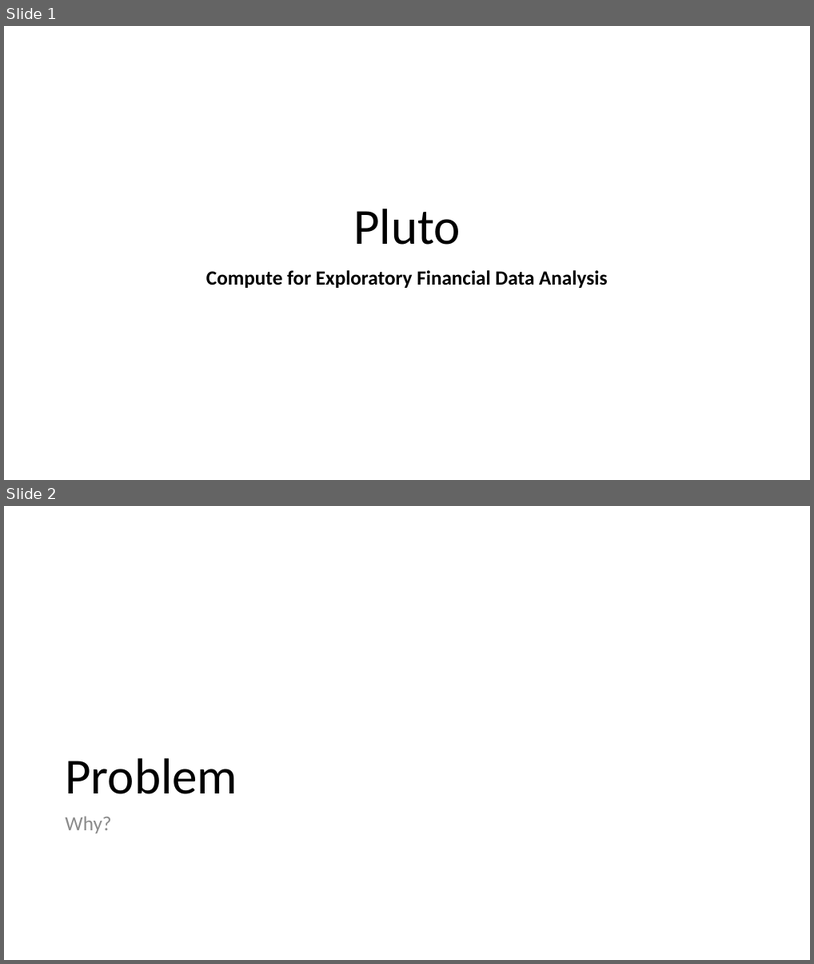
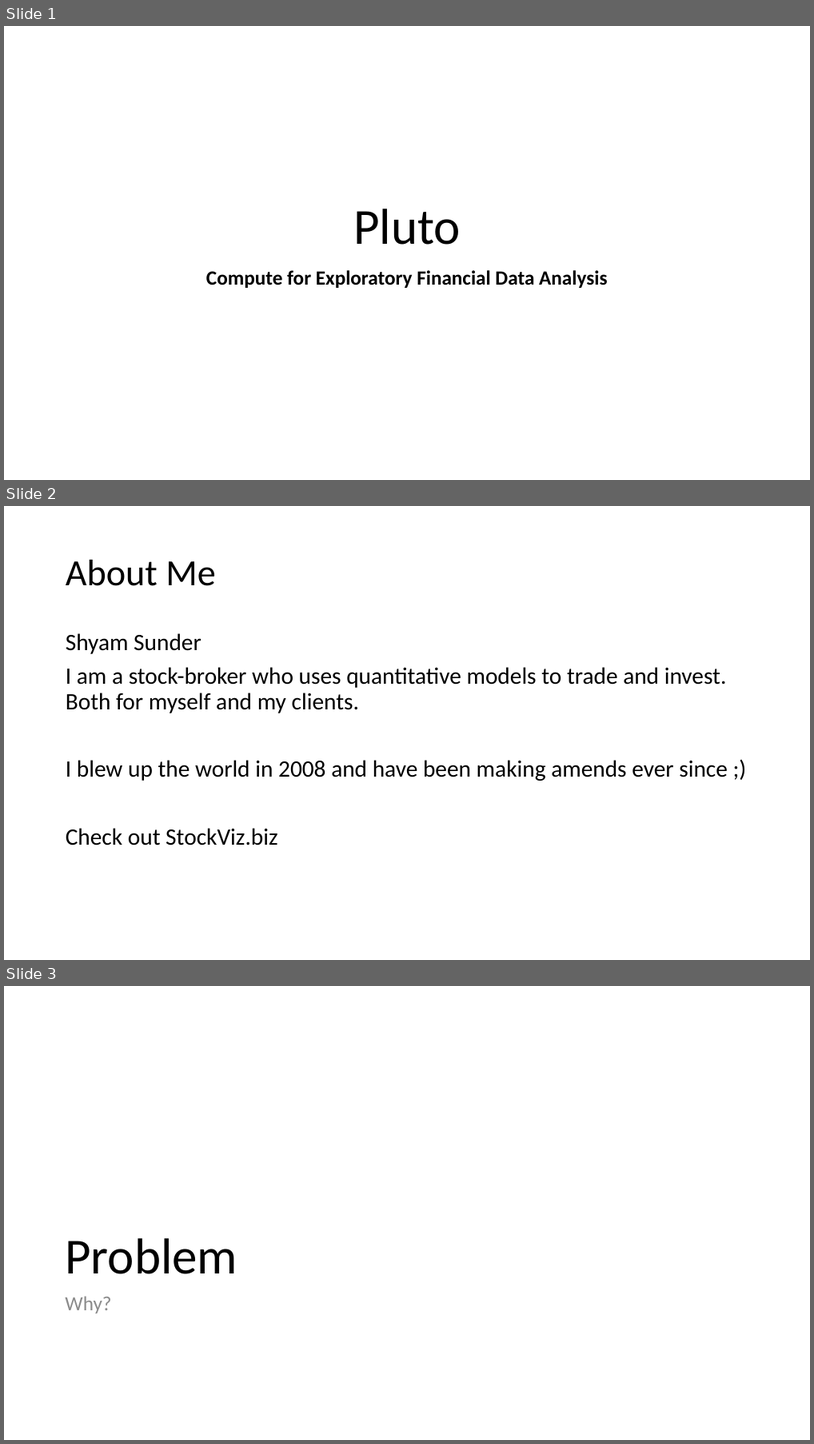
Before and after one commit to shyams80/pluto, a slide deck: media/Pluto.pptx. Shown one above the other, each under a label of ours: slides 1 and 2 before the commit, slides 1, 2 and 3 after it. The pictures are 814x964 and 814x1444 pixels, drawn with LibreOffice and Linux fonts; fonts in the diff are those of the drawing. Boxes give left, top, right and bottom in pixels: in the first picture for what was removed or moved away, otherwise in the second. Text is boxed around its words. In the diff, an @@ line names an element or a change of style, - is before the commit and + after.

```diff
--- a/media/Pluto.pptx
+++ b/media/Pluto.pptx
@@ slide 2 added at (4,506,810,960), background #FFFFFF @@
@@ title added at (66,560,215,586), 44 pt, text #000000 @@
+About Me
@@ text added at (66,633,728,845), 28 pt, text #000000 @@
+Shyam Sunder
+I am a stock-broker who uses quantitative models to trade and invest. Both for myself and my clients.
+I blew up the world in 2008 and have been making amends ever since ;)
+Check out StockViz.biz
@@ what was slide 2 is now slide 3 @@
```
Also in this commit, not shown: 8 other slides added, 1 slide removed.
